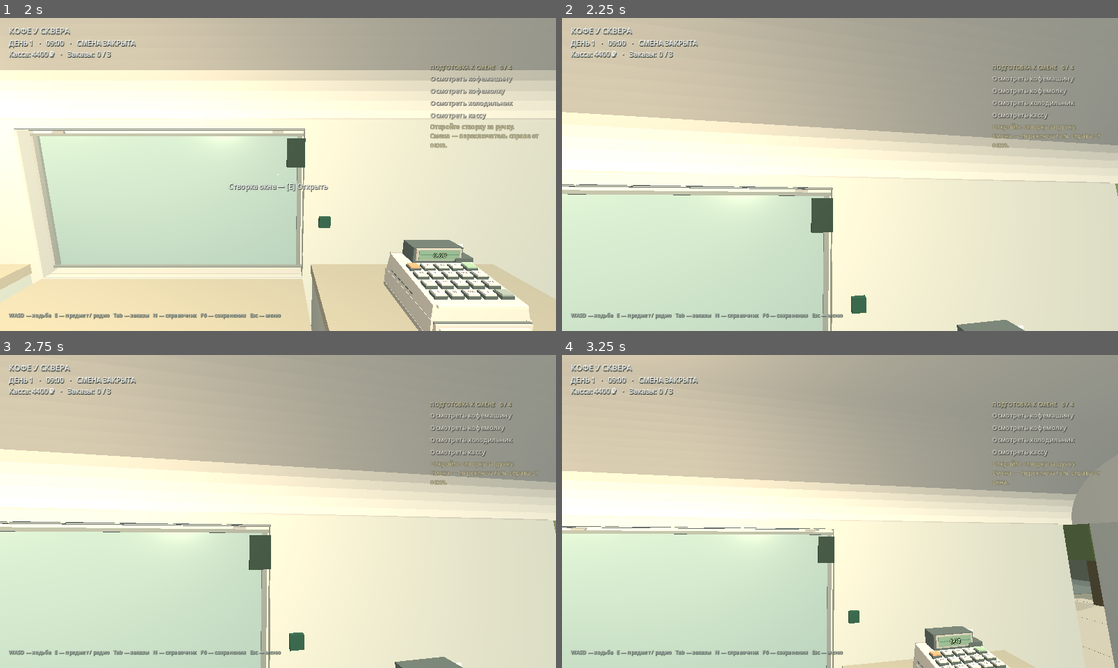
Above: before the commit, frames 1-4 (two rows, left to right).
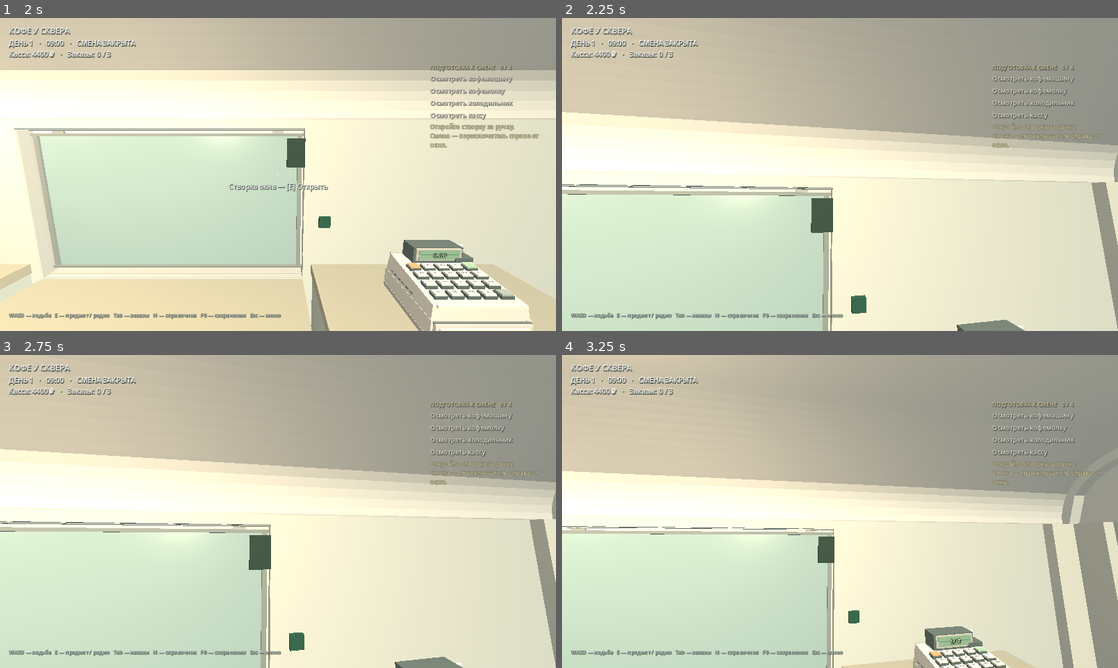
Above: after the commit, the same moments.

Repository: valuableprince/coffee-shift-dev
Game: Godot game, scene res://scenes/first_shift.tscn
Two runs of this game, one before a commit and one after it. Both use one fixed random seed, a clock stepped at 60 frames per second and the inputs below.
Inputs (mouse positions are in pixels of both pictures, inside the frame that each line leads up to):
- Up to frame 1 (2 s): click "Новая игра" at 0.5 s; click "Начать новую игру" at 1.25 s
- Up to frame 2 (2.25 s): tap Enter (ui_accept) at 2 s; move the mouse to (867, 174) at 2.02 s; hold W (forward) from 2.03 s (still down); hold E (interact) from 2.03 s (still down); click (867, 174) at 2.17 s
- Up to frame 3 (2.75 s): keep holding W (forward); keep holding E (interact); tap Enter (ui_accept) at 2.27 s; tap Tab (orders) at 2.3 s
- Up to frame 4 (3.25 s): tap Enter (ui_accept) at 2.75, 3.02 s; move the mouse to (728, 527) at 2.77 s; release W (forward) at 2.78 s; release E (interact) at 2.78 s; hold S (back) from 2.78 s (still down); tap Tab (orders) at 2.85 s; tap E (interact) at 3.05 s

Frame 1 is identical in both runs. In frame 2, 1.0% of the frame differs, in the area x 95-100%, y 43-100%; in frame 3, 1.0%; in frame 4, 3.7%, in the area x 0-100%, y 37-100%.

Commit message:
fix: repair trailer corner junctions and fridge inspection (#11)
* fix(inspect): prevent view-model reach from cancelling fridge inspection

* fix(geo): join wall ends, plinths and curved ceiling with solid corner returns

* test(geo): verify structural corner closures and clear openings

* test(inspect): reproduce fridge camera-overreach interruption and confirm HUD completion

* ci(godot): include GEO-01 junction checks in the public regression suite

* fix(test): make corner tag explicitly typed for Godot 4.3

* fix(geo-test): detect actual collision shapes and open service shutter for aperture ray

* fix(geo): read imported ceiling material safely in Godot headless renderer

Diff:
--- a/assets/models/coffee_trailer/trailer_asset.gd
+++ b/assets/models/coffee_trailer/trailer_asset.gd
@@ -3,6 +3,7 @@
 ## Reusable 5.5 m trailer shell asset. Origin: ground at the geometric body centre.
 ## Local +X: service window. Local +Z: staff entry. Neither includes kitchen equipment.
 ## Interaction targets are on layer 2, while shell collision is on layer 1.
+const G := preload("res://scripts/prototype/prototype_geometry.gd")
 
 signal hatch_state_changed(opened: bool)
 signal rear_door_state_changed(opened: bool)
@@ -20,9 +21,66 @@
 
 
 func _ready() -> void:
+	_build_corner_junctions()
 	_build_shell_collision()
 	set_hatch_open(hatch_starts_open, false)
 	set_rear_door_open(rear_door_starts_open, false)
+
+
+# Close the four actual wall-to-gable joints and the curved roof-to-end
+# joints. These are solid, overlapping return panels with their own collisions,
+# not uncollidable visual strips pasted across empty holes. The original
+# window, staff doorway, shell GLB and shell collision remain unchanged.
+static func _inner_roof_height(x: float) -> float:
+	var shoulder := maxf(0.0, absf(x) - .65)
+	return 2.15 + sqrt(maxf(0.0, .49 * .49 - shoulder * shoulder))
+
+
+func _build_corner_junctions() -> void:
+	var junctions := Node3D.new()
+	junctions.name = "CornerJunctions"
+	add_child(junctions)
+	var wall_color := Color("d8d9ca")
+	var ceiling_color := Color("e6e6d6")
+	var base_color := Color("9ba69b")
+	# The inner longitudinal skin ends at X ~= +/-1.14; the gables meet
+	# the inner lining at Z ~= +/-2.69. Each pair of returns overlaps both
+	# skins, including the lower wall and the start of the roof shoulder.
+	for side in [-1, 1]:
+		for end in [-1, 1]:
+			var tag := ("%s_%s" % ["L" if side < 0 else "R", "F" if end < 0 else "R"])
+			G.box(junctions, "EndReturn_" + tag,
+				Vector3(float(side) * 1.035, 1.275, float(end) * 2.675),
+				Vector3(.23, 1.75, .14), wall_color)
+			G.box(junctions, "SideReturn_" + tag,
+				Vector3(float(side) * 1.12, 1.275, float(end) * 2.56),
+				Vector3(.085, 1.75, .30), wall_color)
+			# The lower return also joins the existing floor trim at 90 degrees.
+			G.box(junctions, "BaseReturn_" + tag,
+				Vector3(float(side) * 1.035, .43, float(end) * 2.64),
+				Vector3(.23, .06, .22), base_color, false)
+	# Carry the joint continuously over the inner roof's original 0.49 m
+	# quarter-circle shoulders and the flat centre. In particular, the
+	# rear cross-piece is entirely ABOVE the 2.30 m staff-door head.
+	var source := $ShellVisual.find_child("Inner_Ceiling", true, false) as MeshInstance3D
+	var roof_material: Material = null
+	if source != null and source.mesh != null and source.mesh.get_surface_count() > 0:
+		# Read the import resource, not RenderingServer active material; headless
+		# tests run on the dummy renderer without live mesh material storage.
+		roof_material = source.mesh.surface_get_material(0)
+	var sections := 32
+	for end in [-1, 1]:
+		for i in range(sections):
+			var x0 := -1.14 + 2.28 * float(i) / float(sections)
+			var x1 := -1.14 + 2.28 * float(i + 1) / float(sections)
+			var y0 := _inner_roof_height(x0)
+			var y1 := _inner_roof_height(x1)
+			var piece := G.box(junctions, "RoofReturn_%s_%02d" % ["F" if end < 0 else "R", i],
+				Vector3((x0 + x1) * .5, (y0 + y1) * .5 - .028, float(end) * 2.68),
+				Vector3(Vector2(x1 - x0, y1 - y0).length() + .012, .065, .16), ceiling_color)
+			piece.rotation.z = atan2(y1 - y0, x1 - x0)
+			if roof_material != null:
+				(piece.get_node("Mesh") as MeshInstance3D).material_override = roof_material
 
 
 func _build_shell_collision() -> void:
--- a/scripts/trade/equipment_inspection.gd
+++ b/scripts/trade/equipment_inspection.gd
@@ -175,8 +175,18 @@
 	shoulder_point = world.player.camera.to_global(Vector3(shoulder_x,-.30,-.25))
 	var offset := wrist_point - shoulder_point
 	var distance := offset.length()
-	if distance > UPPER_ARM + FOREARM + .005: return false
-	var span := clampf(distance,absf(UPPER_ARM-FOREARM)+.001,UPPER_ARM+FOREARM-.001)
+	if not is_finite(distance) or distance < .0001: return false
+	# The camera/view-model shoulder is a presentation anchor, not the physical
+	# shoulder used by can_reach(). During the fridge door swing the world-space
+	# handle can move beyond that temporary camera anchor by more than the arm
+	# length. Re-anchor the visible shoulder instead of cancelling a valid
+	# inspection mid-animation. Physical reach was already checked at start().
+	var maximum_span := UPPER_ARM + FOREARM - .001
+	if distance > maximum_span:
+		shoulder_point += offset / distance * (distance - maximum_span)
+		offset = wrist_point - shoulder_point
+		distance = offset.length()
+	var span := clampf(distance,absf(UPPER_ARM-FOREARM)+.001,maximum_span)
 	var axis := offset.normalized()
 	var pole := world.player.camera.global_basis * Vector3(.8 * side,-.6,0)
 	pole = (pole - axis * pole.dot(axis)).normalized()
--- a/tests/dev05_inspection.gd
+++ b/tests/dev05_inspection.gd
@@ -110,6 +110,22 @@
 	await inspect("fridge")
 	check(not level.fridge.opened,"already-open fridge inspection finishes with a closed door")
 	check(level.save_manager.load_slot(1,"manual",1),"restore partial preparation after open-door regression")
+	# Regression for real-player bug: the fridge door moves the wrist beyond
+	# the temporary FPS-camera shoulder. A camera offset must NEVER interrupt
+	# an already-valid physical inspection or leave its task unfinished.
+	await begin_inspection("fridge")
+	await create_timer(.55).timeout
+	check(level.inspection.busy and level.inspection.animation.is_playing(),"fridge clip survives opening the door")
+	var camera_home := level.player.camera.position
+	level.player.camera.position += Vector3(.75,.10,.45)
+	check(level.inspection._pose_arm(),"camera-to-handle IK overreach is clamped, not cancelled")
+	check(absf(level.inspection.elbow_point.distance_to(level.inspection.wrist_point)-.26)<.005,
+		"overreach uses the original non-stretched forearm length")
+	level.player.camera.position = camera_home
+	await wait_inspection()
+	check(level.session.equipment.fridge and level.hud.tasks.rows.fridge.completed,
+		"fridge inspection finishes and strikes the HUD task after overreach")
+	check(level.save_manager.load_slot(1,"manual",1),"restore uninspected fridge after IK regression")
 	# Escape, F6, focus loss and an external AnimationPlayer stop cancel safely.
 	for mode in ["pause","saves","focus","stop"]:
 		await begin_inspection("cash")
--- /dev/null
+++ b/tests/geo01_corner_junctions.gd
@@ -0,0 +1,69 @@
+extends SceneTree
+## GEO-01: real trailer asset, solid corner junctions and unobstructed portals.
+var checks := 0
+var failures := 0
+
+func check(ok: bool, description: String) -> void:
+	checks += 1
+	if not ok:
+		failures += 1
+		push_error("FAIL: " + description)
+
+func _initialize() -> void:
+	call_deferred("run")
+
+func has_collision(node: Node) -> bool:
+	if node == null: return false
+	for child in node.get_children():
+		if child is CollisionShape3D and child.shape != null: return true
+	return false
+
+func run() -> void:
+	var shell := load("res://assets/models/coffee_trailer/coffee_trailer.tscn").instantiate() as CoffeeShiftTrailerAsset
+	root.add_child(shell)
+	await physics_frame
+	await physics_frame
+	var junctions := shell.get_node_or_null("CornerJunctions")
+	check(junctions != null, "solid corner-junction assembly created")
+	if junctions == null:
+		quit(1)
+		return
+	check(junctions.get_child_count() == 76, "four double-wall returns, four plinth corners and 64 ceiling connectors")
+	for side in ["L", "R"]:
+		for end in ["F", "R"]:
+			var tag: String = str(side) + "_" + str(end)
+			var end_return := junctions.get_node_or_null("EndReturn_" + tag)
+			var side_return := junctions.get_node_or_null("SideReturn_" + tag)
+			var base_return := junctions.get_node_or_null("BaseReturn_" + tag)
+			check(end_return is StaticBody3D, "solid gable/wall return: " + tag)
+			check(side_return is StaticBody3D, "solid side/wall return: " + tag)
+			check(base_return != null, "continuous floor trim: " + tag)
+			if end_return is StaticBody3D and side_return is StaticBody3D:
+				check(has_collision(end_return) and has_collision(side_return),
+					"both returns have physics collisions: " + tag)
+	for end in ["F", "R"]:
+		for i in range(32):
+			var piece := junctions.get_node_or_null("RoofReturn_%s_%02d" % [end, i])
+			check(piece is StaticBody3D and has_collision(piece),
+				"continuous structural roof closure: %s/%d" % [end, i])
+	check(is_equal_approx(shell._inner_roof_height(0.0), 2.64), "flat roof junction follows imported ceiling")
+	check(absf(shell._inner_roof_height(1.14) - 2.15) < .001, "curved roof closure joins actual wall crown")
+	check(shell.get_node("FixedShellCollision").get_child_count() == 1,
+		"original imported GLB collider is retained once")
+	check(shell.get_node("WindowHinge/HatchInteraction") != null and shell.get_node("RearDoorHinge/DoorInteraction") != null,
+		"both original door interaction targets retained")
+	# A ray through the actual staff-door opening must not strike the new
+	# structural returns. No movable doorway leaf is included in layer 1.
+	var query := PhysicsRayQueryParameters3D.create(Vector3(0, 1.4, 2.50), Vector3(0, 1.4, 2.95), 1)
+	var hit := shell.get_world_3d().direct_space_state.intersect_ray(query)
+	check(hit.is_empty(), "GEO-01 leaves the real staff doorway clear")
+	# Open the actual service shutter before testing the aperture: the
+	# closed shutter itself has a legitimate layer-1 interaction collider.
+	shell.set_hatch_open(true, false)
+	await physics_frame
+	query = PhysicsRayQueryParameters3D.create(Vector3(1.00, 1.70, 0), Vector3(1.35, 1.70, 0), 1)
+	hit = shell.get_world_3d().direct_space_state.intersect_ray(query)
+	check(hit.is_empty(), "GEO-01 keeps the service hatch cut-out clear")
+	shell.free()
+	print("GEO01 CORNERS: %d checks; %d failures" % [checks, failures])
+	quit(1 if failures else 0)
